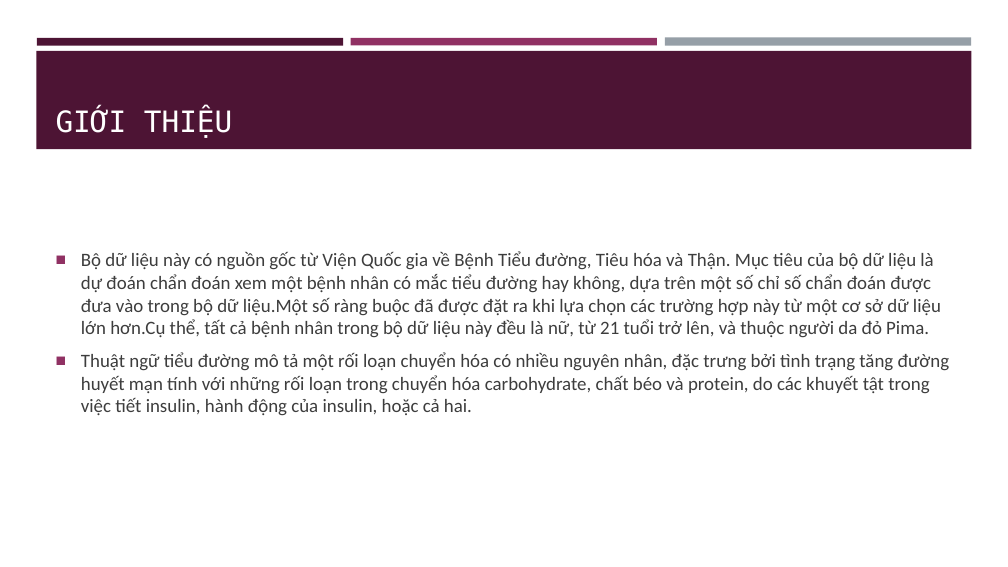
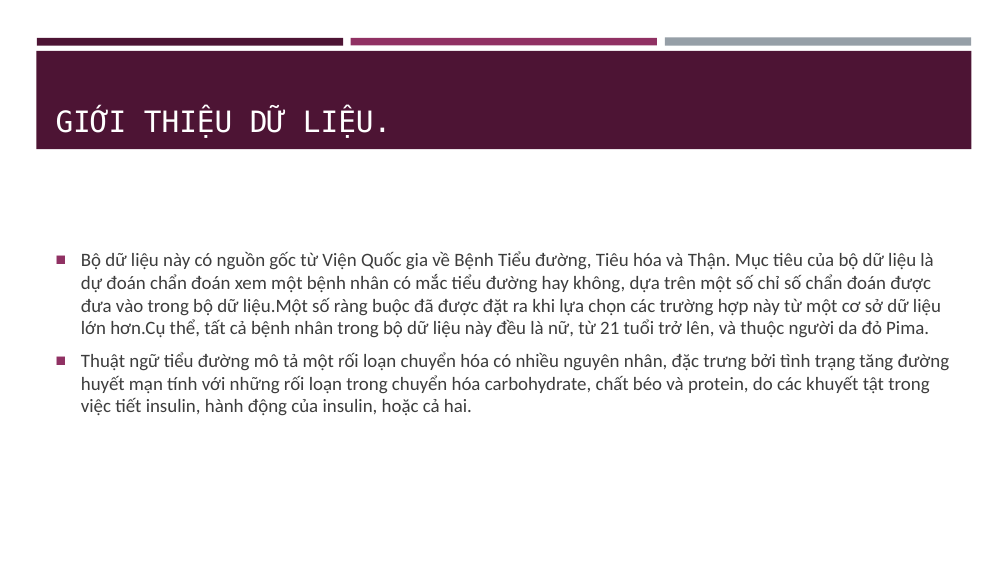
Before and after one commit to NgThanhNhanf/machine_learning, a slide deck: slide 7 of code/practice/lab04/EDA_Bao_cao.pptx (slide 3 before the commit). Drawn at 1008x567 pixels with LibreOffice and Linux fonts; fonts in the diff are those of the drawing. Boxes give left, top, right and bottom in pixels: in the first picture for what was removed or moved away, otherwise in the second. Text is boxed around its words. In the diff, an @@ line names an element or a change of style, - is before the commit and + after.

```diff
--- a/code/practice/lab04/EDA_Bao_cao.pptx
+++ b/code/practice/lab04/EDA_Bao_cao.pptx
@@ title at (56,108,391,138): text changed @@
-GIỚI THIỆU
+GIỚI THIỆU DỮ LIỆU.
```
Also in this commit, not shown: 5 other slides changed, 14 slides added, 1 slide removed, 22 other files.
